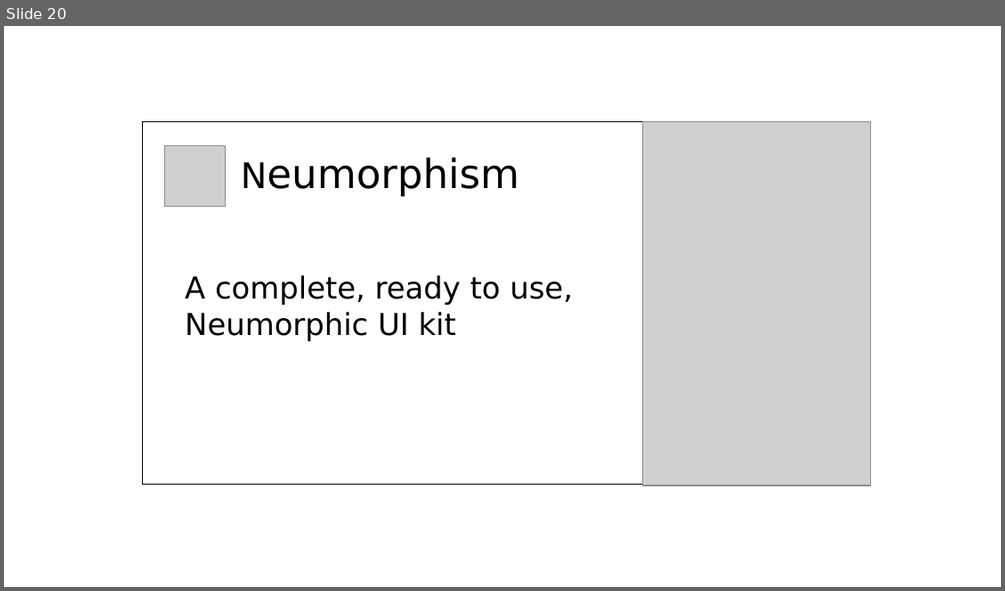
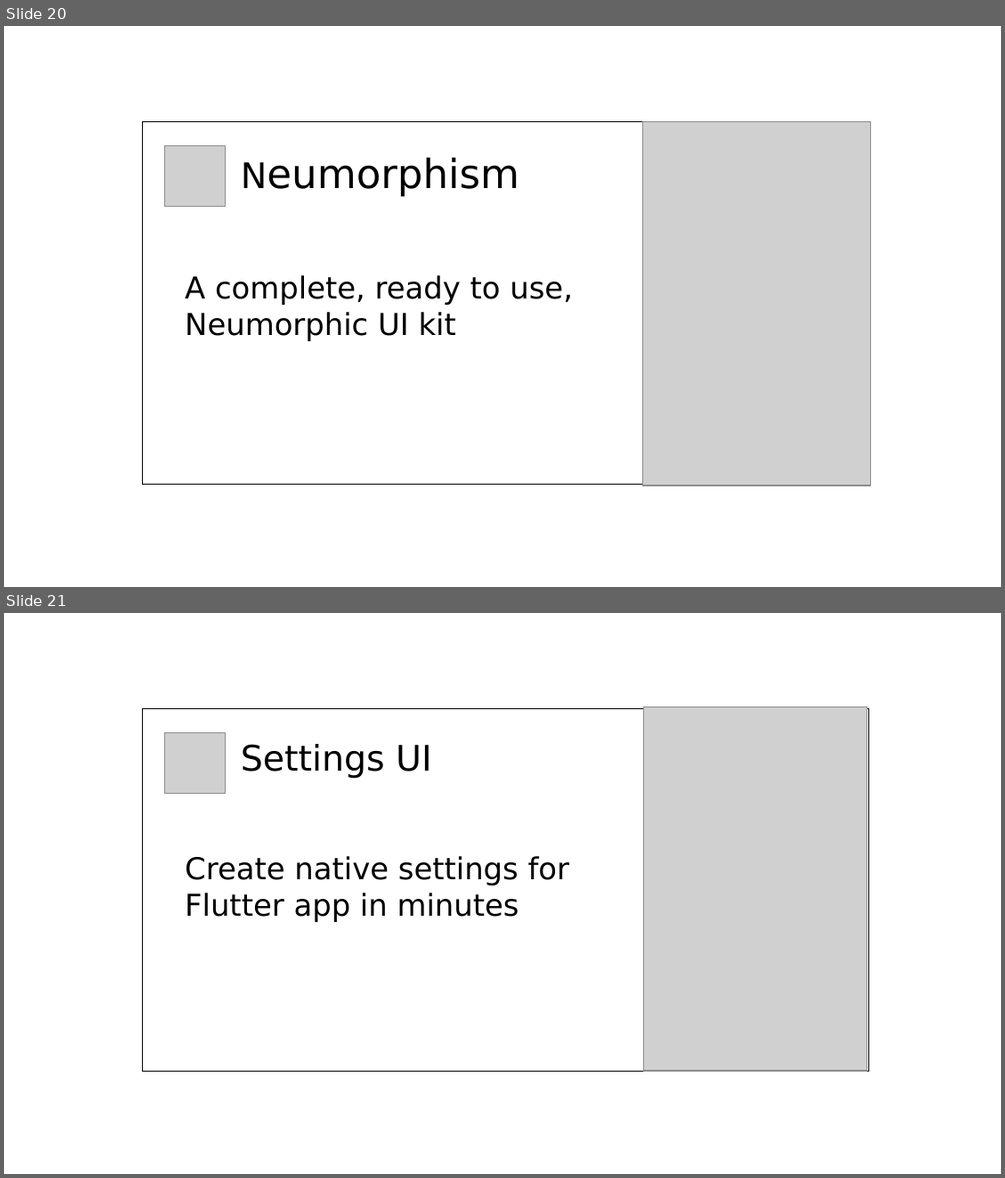
Before and after one commit to limcheekin/fluwix, a slide deck: doc/post-heading-design.odp. Shown one above the other, each under a label of ours: slide 20 before the commit, slides 20 and 21 after it. The pictures are 1005x591 and 1005x1178 pixels, drawn with LibreOffice and Linux fonts; fonts in the diff are those of the drawing; grey boxes stand for pictures. Boxes give left, top, right and bottom in pixels: in the first picture for what was removed or moved away, otherwise in the second. Text is boxed around its words. In the diff, an @@ line names an element or a change of style, - is before the commit and + after.

Commit message:
first import of settings_ui_showcase module

```diff
--- a/doc/post-heading-design.odp
+++ b/doc/post-heading-design.odp
@@ slide 21 added at (4,613,1001,1174), background #FFFFFF @@
@@ rectangle added at (142,709,869,1071), outline #000000 0 pt @@
@@ picture added at (644,707,867,1070) @@
@@ picture added at (165,732,226,793) @@
@@ text added at (185,744,570,922), 24 pt, text #000000 @@
+Settings UI
+Create native settings for Flutter app in minutes
```
Also in this commit, not shown: 16 other files.
